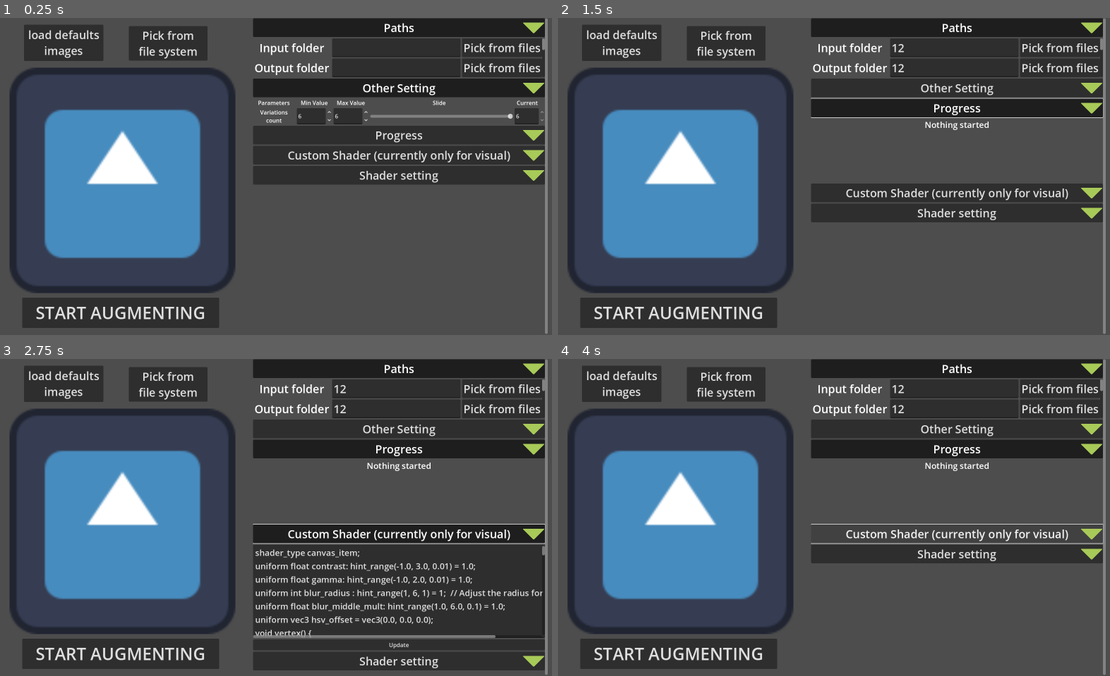
Above: before the commit, frames 1-4 (two rows, left to right).
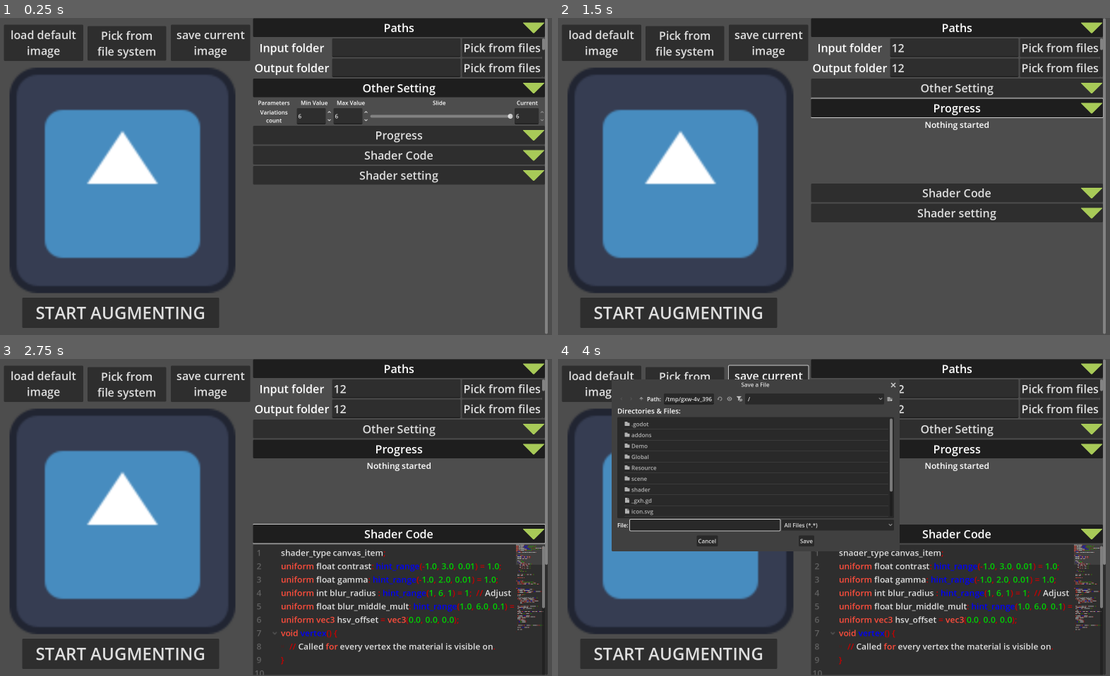
Above: after the commit, the same moments.

Repository: curiosity29/augmentshader
Game: Godot game, scene res://scene/main_scene.tscn
Two runs of this game, one before a commit and one after it. Both use one fixed random seed, a clock stepped at 60 frames per second and the inputs below. The engine's default icon, where the game draws it, is replaced by a stand-in: a white triangle on a blue panel in a dark square.
Inputs (mouse positions are in pixels of both pictures, inside the frame that each line leads up to):
- Up to frame 1 (0.25 s): no input
- Up to frame 2 (1.5 s): click (955, 46) at 0.52 s; type "12" at 0.6 s; click (955, 68) at 0.75 s; type "12" at 0.83 s; click (955, 87) at 0.98 s; type "12" at 1.07 s; click (955, 106) at 1.27 s; type "12" at 1.35 s
- Up to frame 3 (2.75 s): click (397, 466) at 1.5 s; type "12" at 1.58 s; click (397, 488) at 1.73 s; type "12" at 1.82 s; click (397, 507) at 2.02 s; type "12" at 2.1 s; click (397, 527) at 2.25 s; type "12" at 2.33 s
- Up to frame 4 (4 s): click (767, 384) at 2.75 s, where only the run after the commit has a clickable "save current image"; click "Custom Shader (currently only…" (after the commit: "Shader Code") at 3.5 s

The runs differ from the first frame. In frame 1, 3.2% of the frame differs, in the area x 0-93%, y 2-46%; in frame 2, 3.2%; in frame 3, 9.1%; in frame 4, 42%, in the area x 0-100%, y 1-100%.
Error in both runs: Invalid assignment of property or key 'current_value' with value of type 'Nil' on a base object of type 'HBoxContainer (FloatArgModifier)'. (res://scene/templa…

Commit message:
refactor/cleanup shader input setting, color and highlighting shader CodeEdit, add button to save current visual

Diff:
--- a/scene/custom_shader_component.gd
+++ b/scene/custom_shader_component.gd
@@ -2,6 +2,31 @@
 extends Control
 
 signal shader_updated
+
+#region workaround
+#@export var test: PackedStringArray = ['void', 'vec2', 'vec3', 'vec4', 'mat2', 'mat3', 'mat4', 'uniform', 'sampler2D',
+  #'texture', 'discard', 'return', 'for', 'while', 'break', 'continue',
+  #'mix', 'fract', 'mod', 'abs', 'sin', 'cos', 'tan', 'normalize', 'length']
+##'if', 'else',
+#
+#@export var keywords_colors: Dictionary = {
+	#'void': Color(1.0, 0.302, 0.235), 'vec2': Color(1.0, 0.302, 0.235),
+	#'vec3': Color(1.0, 0.302, 0.235), 'vec4': Color(1.0, 0.302, 0.235),
+	#'mat2': Color(1.0, 0.302, 0.235), 'mat3': Color(1.0, 0.302, 0.235),
+	#'mat4': Color(1.0, 0.302, 0.235), 'uniform': Color(1.0, 0.302, 0.235),
+	#'sampler2D': Color(1.0, 0.302, 0.235), 'texture': Color(1.0, 0.302, 0.235),
+	#'discard': Color(1.0, 0.302, 0.235), 'return': Color(1.0, 0.302, 0.235),
+	#'for': Color(1.0, 0.302, 0.235), 'while': Color(1.0, 0.302, 0.235),
+	#'break': Color(1.0, 0.302, 0.235), 'continue': Color(1.0, 0.302, 0.235),
+	#'mix': Color(1.0, 0.302, 0.235), 'fract': Color(1.0, 0.302, 0.235),
+	#'mod': Color(1.0, 0.302, 0.235), 'abs': Color(1.0, 0.302, 0.235),
+	#'sin': Color(1.0, 0.302, 0.235), 'cos': Color(1.0, 0.302, 0.235),
+	#'tan': Color(1.0, 0.302, 0.235), 'normalize': Color(1.0, 0.302, 0.235),
+	#'length': Color(1.0, 0.302, 0.235)
+#}
+
+#endregion
+var color: Color
 
 @onready var shader_code_edit: CodeEdit = %ShaderCodeEdit
 
--- a/scene/custom_shader_component.tscn
+++ b/scene/custom_shader_component.tscn
@@ -1,12 +1,45 @@
-[gd_scene load_steps=2 format=3 uid="uid://bets28ji673vm"]
+[gd_scene load_steps=3 format=3 uid="uid://bets28ji673vm"]
 
 [ext_resource type="Script" uid="uid://bfhks0lwhlexi" path="res://scene/custom_shader_component.gd" id="1_jhl1t"]
+
+[sub_resource type="CodeHighlighter" id="CodeHighlighter_jhl1t"]
+number_color = Color(0, 0.823529, 0, 1)
+symbol_color = Color(0.788235, 0, 0, 1)
+function_color = Color(5.77569e-07, 3.08037e-06, 0.971472, 1)
+member_variable_color = Color(1, 1, 1, 1)
+keyword_colors = {
+"abs": Color(1, 0.302, 0.235, 1),
+"break": Color(1, 0.302, 0.235, 1),
+"continue": Color(1, 0.302, 0.235, 1),
+"cos": Color(1, 0.302, 0.235, 1),
+"discard": Color(1, 0.302, 0.235, 1),
+"for": Color(1, 0.302, 0.235, 1),
+"fract": Color(1, 0.302, 0.235, 1),
+"length": Color(1, 0.302, 0.235, 1),
+"mat2": Color(1, 0.302, 0.235, 1),
+"mat3": Color(1, 0.302, 0.235, 1),
+"mat4": Color(1, 0.302, 0.235, 1),
+"mix": Color(1, 0.302, 0.235, 1),
+"mod": Color(1, 0.302, 0.235, 1),
+"normalize": Color(1, 0.302, 0.235, 1),
+"return": Color(1, 0.302, 0.235, 1),
+"sampler2D": Color(1, 0.302, 0.235, 1),
+"sin": Color(1, 0.302, 0.235, 1),
+"tan": Color(1, 0.302, 0.235, 1),
+"texture": Color(1, 0.302, 0.235, 1),
+"uniform": Color(1, 0.302, 0.235, 1),
+"vec2": Color(1, 0.302, 0.235, 1),
+"vec3": Color(1, 0.302, 0.235, 1),
+"vec4": Color(1, 0.302, 0.235, 1),
+"void": Color(1, 0.302, 0.235, 1),
+"while": Color(1, 0.302, 0.235, 1)
+}
 
 [node name="CustomShaderComponent" type="Control"]
 layout_mode = 3
 anchors_preset = 0
 offset_right = 866.0
-offset_bottom = 250.0
+offset_bottom = 800.0
 script = ExtResource("1_jhl1t")
 
 [node name="CustomShaderContainer" type="VBoxContainer" parent="."]
@@ -34,6 +67,17 @@
         void fragment() {
             COLOR = vec4(UV, 0.5, 1.0); // Simple gradient shader
         }"
+minimap_draw = true
+caret_blink = true
+syntax_highlighter = SubResource("CodeHighlighter_jhl1t")
+draw_tabs = true
+symbol_lookup_on_click = true
+line_folding = true
+gutters_draw_line_numbers = true
+gutters_draw_fold_gutter = true
+indent_automatic = true
+auto_brace_completion_enabled = true
+auto_brace_completion_highlight_matching = true
 
 [node name="ShaderUpdateButton" type="Button" parent="CustomShaderContainer"]
 layout_mode = 2
--- a/scene/main_scene.gd
+++ b/scene/main_scene.gd
@@ -100,7 +100,8 @@
 #endregion
 
 
-#region UI
+#region UI (becoming dirty)
+#region filesystem
 func open_folder_picker(callback: Callable = func(): pass):
 	file_dialog.dir_selected.connect(callback, CONNECT_ONE_SHOT)
 	file_dialog.close_requested.connect(func(): file_dialog.disconnect("dir_selected", callback))
@@ -113,6 +114,14 @@
 	file_dialog.file_mode = FileDialog.FILE_MODE_OPEN_FILE
 	file_dialog.popup_centered_ratio()
 
+func save_file_picker(callback: Callable = func(): pass):
+	#file_dialog.files_dropped
+
+	file_dialog.file_selected.connect(callback, CONNECT_ONE_SHOT)
+	file_dialog.close_requested.connect(func(): file_dialog.disconnect("file_selected", callback))
+	file_dialog.file_mode = FileDialog.FILE_MODE_SAVE_FILE
+	file_dialog.popup_centered_ratio()
+#endregion
 #func _on_folder_selected(dir_name: String):
 	#print(dir_name)
 
@@ -121,8 +130,16 @@
 func _on_load_default_images_pressed() -> void:
 	visual_texture_rect.texture = default_texture
 
-
-
+func _on_save_current_images_button_pressed() -> void:
+	save_file_picker(save_visual_image)
+func save_visual_image(output_image_path: String):
+	await RenderingServer.frame_post_draw
+	var image: Image = visual_sub_viewport.get_texture().get_image()
+	#save_image(image, output_file_path)
+	var error_code
+	if output_image_path.ends_with(".png") or output_image_path.ends_with(".PNG"):
+		error_code = image.save_png(output_image_path)
+	return error_code
 var permitted_image_extension = ["png", "jpg"]
 func load_and_change_visual_image(image_path: String):
 	var valid_extension = false
--- a/scene/main_scene.tscn
+++ b/scene/main_scene.tscn
@@ -75,22 +75,31 @@
 metadata/_edit_lock_ = true
 
 [node name="ImagePickerButton" type="Button" parent="ResultView"]
-offset_left = 365.0
+offset_left = 248.0
 offset_top = 23.0
-offset_right = 588.0
+offset_right = 471.0
 offset_bottom = 121.0
 theme_override_font_sizes/font_size = 32
 text = "Pick from
 file system"
 
 [node name="LoadDefaultImages" type="Button" parent="ResultView"]
-offset_left = 68.0
+offset_left = 11.0
 offset_top = 19.0
-offset_right = 293.0
+offset_right = 236.0
 offset_bottom = 122.0
 theme_override_font_sizes/font_size = 32
-text = "load defaults
-images"
+text = "load default
+image"
+
+[node name="SaveCurrentImagesButton" type="Button" parent="ResultView"]
+offset_left = 484.0
+offset_top = 19.0
+offset_right = 709.0
+offset_bottom = 122.0
+theme_override_font_sizes/font_size = 32
+text = "save current
+image"
 
 [node name="StartButton" type="Button" parent="ResultView"]
 offset_left = 63.0
@@ -160,12 +169,12 @@
 
 [node name="CustomShaderToggle" parent="ScrollContainer/ArgsComponentContainer" node_paths=PackedStringArray("target_node") instance=ExtResource("5_hrphr")]
 layout_mode = 2
-text = "Custom Shader (currently only for visual)"
+text = "Shader Code"
 target_node = NodePath("../CustomShaderComponent")
 
 [node name="CustomShaderComponent" parent="ScrollContainer/ArgsComponentContainer" instance=ExtResource("7_qvu5t")]
 unique_name_in_owner = true
-custom_minimum_size = Vector2(0, 300)
+custom_minimum_size = Vector2(0, 800)
 layout_mode = 2
 
 [node name="ConsoleToggle" parent="ScrollContainer/ArgsComponentContainer" node_paths=PackedStringArray("target_node") instance=ExtResource("5_hrphr")]
@@ -199,4 +208,5 @@
 
 [connection signal="pressed" from="ResultView/ImagePickerButton" to="." method="_on_image_picker_button_pressed"]
 [connection signal="pressed" from="ResultView/LoadDefaultImages" to="." method="_on_load_default_images_pressed"]
+[connection signal="pressed" from="ResultView/SaveCurrentImagesButton" to="." method="_on_save_current_images_button_pressed"]
 [connection signal="pressed" from="ResultView/StartButton" to="." method="_on_start_button_pressed"]
--- a/scene/template/shader_setting_template.gd
+++ b/scene/template/shader_setting_template.gd
@@ -92,6 +92,7 @@
 
 		args_metadata[arg_name] = {
 			"type": property["type"],
+			"hint": property["hint"],
 			"arg_nodes": arg_nodes
 		}
 		#new_arg.
@@ -145,35 +146,31 @@
 var shader_parameters_range: Dictionary[String, Array]:
 	get:
 		var result: Dictionary[String, Array] = {}
-		var arg_modifier: FloatArgModifier
+
 		for arg_name in args_metadata:
 			var arg_metadata: Dictionary = args_metadata[arg_name]
 			match arg_metadata["type"]:
 				TYPE_INT:
-					result[arg_name] = get_modifier_value_range(arg_modifier, arg_metadata, 1)
-					#arg_modifier = arg_metadata["arg_nodes"][0]
-					#result[arg_name] = [arg_modifier.min_value, arg_modifier.max_value]
+					result[arg_name] = get_modifier_value_range(arg_metadata, 1)
 				TYPE_FLOAT:
-					result[arg_name] = get_modifier_value_range(arg_modifier, arg_metadata, 1)
-					#arg_modifier = arg_metadata["arg_nodes"][0]
-					#result[arg_name] = [arg_modifier.min_value, arg_modifier.max_value]
+					result[arg_name] = get_modifier_value_range(arg_metadata, 1)
+				TYPE_VECTOR2:
+					result[arg_name] = get_modifier_value_range(arg_metadata, 2)
+				TYPE_VECTOR2I:
+					result[arg_name] = get_modifier_value_range(arg_metadata, 2)
 				TYPE_VECTOR3:
-					result[arg_name] = get_modifier_value_range(arg_modifier, arg_metadata, 3)
-					#var min_value: Vector3
-					#var max_value: Vector3
-					#arg_modifier = arg_metadata["arg_nodes"][0]
-					#min_value.x = arg_modifier.min_value
-					#max_value.x = arg_modifier.max_value
-					#
-					#arg_modifier = arg_metadata["arg_nodes"][1]
-					#min_value.y = arg_modifier.min_value
-					#max_value.y = arg_modifier.max_value
-					#
-					#arg_modifier = arg_metadata["arg_nodes"][2]
-					#min_value.z = arg_modifier.min_value
-					#max_value.z = arg_modifier.max_value
-					#
-					#result[arg_name] = [min_value, max_value]
+					result[arg_name] = get_modifier_value_range(arg_metadata, 3)
+				TYPE_VECTOR3I:
+					result[arg_name] = get_modifier_value_range(arg_metadata, 3)
+				TYPE_VECTOR4:
+					result[arg_name] = get_modifier_value_range(arg_metadata, 4)
+				TYPE_VECTOR4I:
+					result[arg_name] = get_modifier_value_range(arg_metadata, 4)
+				TYPE_COLOR:	#color -> vec3 or vec4
+					if arg_metadata["hint"] == 21:
+						result[arg_name] = get_modifier_value_range(arg_metadata, 3)
+					else:
+						result[arg_name] = get_modifier_value_range(arg_metadata, 4)
 				_:
 					continue
 		#for arg_modifier in args_container.get_children():
@@ -181,9 +178,10 @@
 			#match arg_metadata[arg]
 		return result
 
-func get_modifier_value_range(arg_modifier: FloatArgModifier, arg_metadata, count: int = 1) -> Array:
+func get_modifier_value_range(arg_metadata, count: int = 1) -> Array:
 	var range_min
 	var range_max
+	var arg_modifier: FloatArgModifier
 	match count:
 		1:
 			pass
@@ -208,8 +206,9 @@
 
 		return [range_min, range_max]
 
-func get_modifier_value_current(arg_modifier: FloatArgModifier, arg_metadata, count: int = 1):
+func get_modifier_value_current(arg_metadata, count: int = 1):
 	var current_value
+	var arg_modifier: FloatArgModifier
 	match count:
 		1:
 			pass
@@ -233,28 +232,33 @@
 var shader_parameters_current: Dictionary:
 	get:
 		var result: Dictionary = {}
-		var arg_modifier: FloatArgModifier
+		#var arg_modifier: FloatArgModifier
 		for arg_name in args_metadata:
 			var arg_metadata: Dictionary = args_metadata[arg_name]
 			match arg_metadata["type"]:
 				TYPE_INT:
-					arg_modifier = arg_metadata["arg_nodes"][0]
-					result[arg_name] = arg_modifier.current_value
+					result[arg_name] = get_modifier_value_current(arg_metadata, 1)
+					#arg_modifier = arg_metadata["arg_nodes"][0]
+					#result[arg_name] = arg_modifier.current_value
 				TYPE_FLOAT:
-					arg_modifier = arg_metadata["arg_nodes"][0]
-					result[arg_name] = arg_modifier.current_value
+					result[arg_name] = get_modifier_value_current(arg_metadata, 1)
+				TYPE_VECTOR2:
+					result[arg_name] = get_modifier_value_current(arg_metadata, 2)
+				TYPE_VECTOR2I:
+					result[arg_name] = get_modifier_value_current(arg_metadata, 2)
 				TYPE_VECTOR3:
-					var current_value: Vector3
-					arg_modifier = arg_metadata["arg_nodes"][0]
-					current_value.x = arg_modifier.current_value
-
-					arg_modifier = arg_metadata["arg_nodes"][1]
-					current_value.y = arg_modifier.current_value
-
-					arg_modifier = arg_metadata["arg_nodes"][2]
-					current_value.z = arg_modifier.current_value
-
-					result[arg_name] = current_value
+					result[arg_name] = get_modifier_value_current(arg_metadata, 3)
+				TYPE_VECTOR3I:
+					result[arg_name] = get_modifier_value_current(arg_metadata, 3)
+				TYPE_VECTOR4:
+					result[arg_name] = get_modifier_value_current(arg_metadata, 4)
+				TYPE_VECTOR4I:
+					result[arg_name] = get_modifier_value_current(arg_metadata, 4)
+				TYPE_COLOR:	#color -> vec3 or vec4
+					if arg_metadata["hint"] == 21:
+						result[arg_name] = get_modifier_value_current(arg_metadata, 3)
+					else:
+						result[arg_name] = get_modifier_value_current(arg_metadata, 4)
 				_:
 					continue
 		#for arg_modifier in args_container.get_children():
